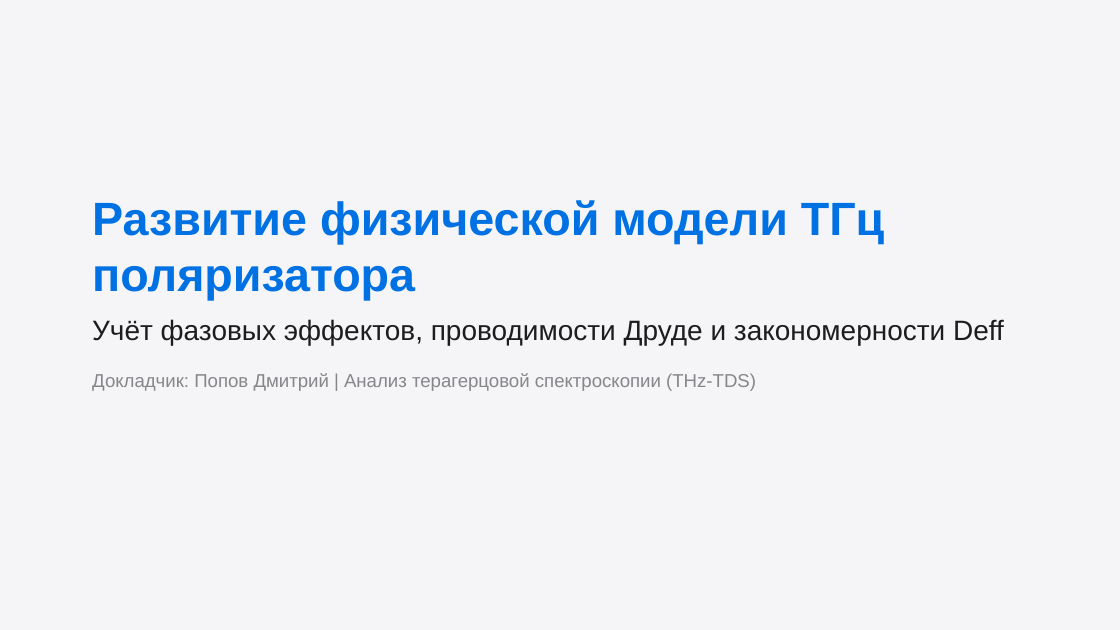
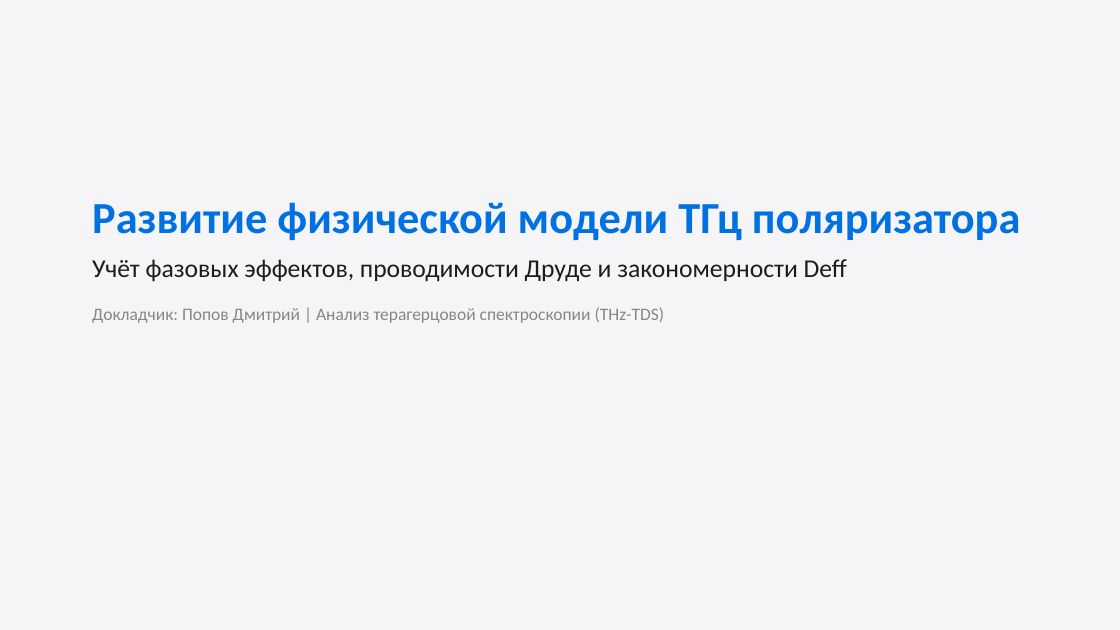
Before and after one commit to brattri3/THz-Unified-Optimizer, a slide deck: slide 1 of docs/artifacts/presentation_v2.pptx. Drawn at 1120x630 pixels with LibreOffice and Linux fonts; fonts in the diff are those of the drawing. Boxes give left, top, right and bottom in pixels: in the first picture for what was removed or moved away, otherwise in the second. Text is boxed around its words. In the diff, an @@ line names an element or a change of style, - is before the commit and + after.

```diff
--- a/docs/artifacts/presentation_v2.pptx
+++ b/docs/artifacts/presentation_v2.pptx
@@ text "Развитие физической модели ТГц поляризатора" at (x1=92, y1=202, x2=1020, y2=323): size 40 to 38 pt in "Развитие физической модели ТГц поляризатора"; font Arial to Calibri; size 24 to 22 pt in "Учёт фазовых эффектов, проводимости Друде и закономерности ..."; size 16 to 15 pt in "Докладчик: Попов Дмитрий | Анализ терагерцовой спектроскопии ..."; less space between paragraphs @@
```
Also in this commit, not shown: 8 other slides changed, 4 other files.
